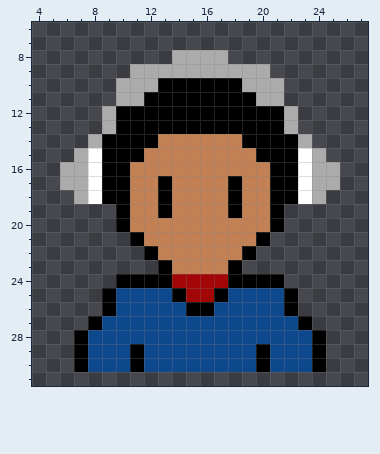
Two states of a pixel-art sprite, src/resources/img/avatar/BrownMale.png. The first picture shows the starting point.
The file is 128x128 pixels, drawn in blocks of 4x4; one block is one cell here. Shown: x 4..27, y 6..31.
New version:
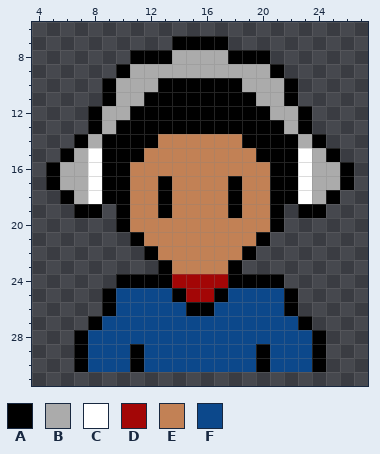
Palette (. is transparent): A #000000  B #ababab  C #ffffff  D #a30606  E #c28155  F #0c488b
Changes in this commit:
{"y":7,"x":14,"old":"....","new":"AAAA"}
{"y":8,"x":11,"old":"...","new":"AAA"}
{"y":8,"x":18,"old":"...","new":"AAA"}
{"y":9,"x":10,"old":".","new":"A"}
{"y":9,"x":21,"old":".","new":"A"}
{"y":10,"x":9,"old":".","new":"A"}
{"y":10,"x":22,"old":".","new":"A"}
{"y":11,"x":9,"old":".","new":"A"}
{"y":11,"x":22,"old":".","new":"A"}
{"y":12,"x":8,"old":".","new":"A"}
{"y":12,"x":10,"old":"A","new":"B"}
{"y":12,"x":21,"old":"A","new":"B"}
{"y":12,"x":23,"old":".","new":"A"}
{"y":13,"x":8,"old":".","new":"A"}
{"y":13,"x":23,"old":".","new":"A"}
{"y":14,"x":7,"old":".","new":"A"}
{"y":14,"x":24,"old":".","new":"A"}
{"y":15,"x":6,"old":".","new":"A"}
{"y":15,"x":25,"old":".","new":"A"}
{"y":16,"x":5,"old":".","new":"A"}
{"y":16,"x":26,"old":".","new":"A"}
{"y":17,"x":5,"old":".","new":"A"}
{"y":17,"x":26,"old":".","new":"A"}
{"y":18,"x":6,"old":".","new":"A"}
{"y":18,"x":25,"old":".","new":"A"}
{"y":19,"x":7,"old":"..","new":"AA"}
{"y":19,"x":23,"old":"..","new":"AA"}
{"label":"changed","picture_box":[46,36,354,218]}
